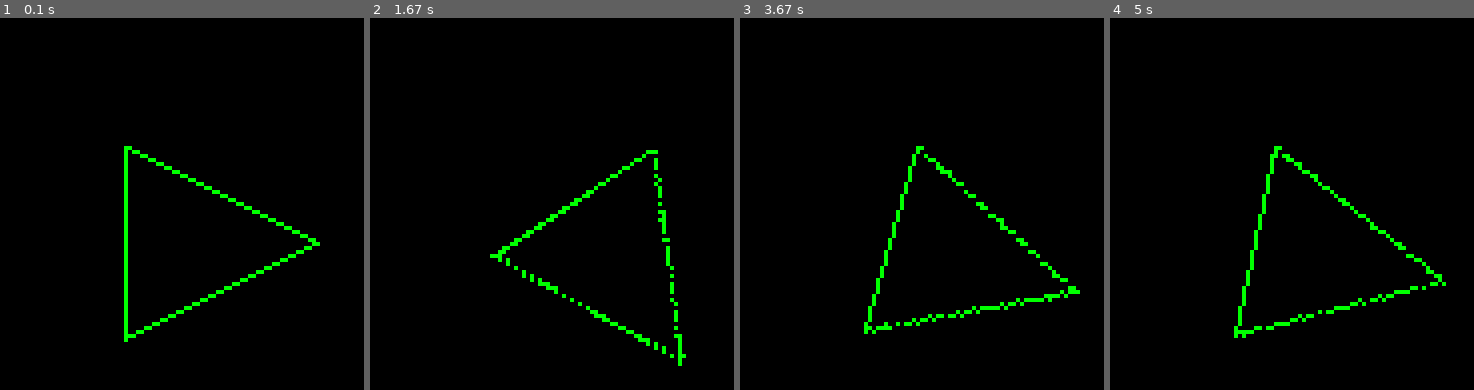
Above: before the commit, frames 1-4 (left to right).
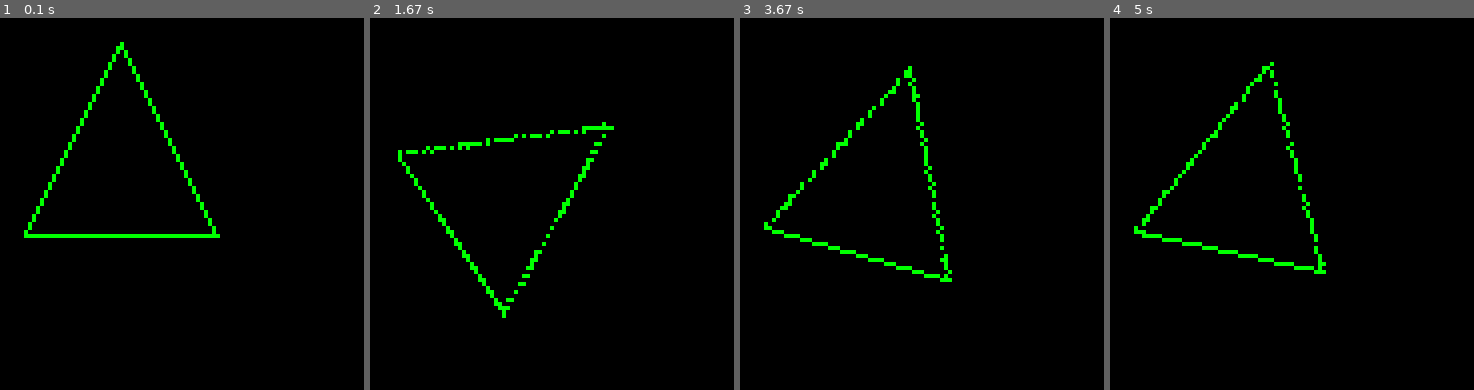
Above: after the commit, the same moments.

Repository: kosmogen/pygame_asteroids
Game: pygame game, started from asteroids.py
Same seed, same stepped clock (60 frames per second), same inputs: the game is played once before the commit and once after it.
Inputs:
- Up to frame 1 (0.1 s): no input
- Up to frame 2 (1.67 s): hold Right 0.33-0.8 s; hold Right 1.17-1.63 s
- Up to frame 3 (3.67 s): hold Left 1.67-2.2 s; hold Left 2.57-2.97 s; hold Right from 3.4 s (still down)
- Up to frame 4 (5 s): release Right at 4.03 s; hold Left 4.47-4.93 s; hold Right from 4.97 s (still down)

The runs differ from the first frame. In frame 1, 3.3% of the frame differs, in the area x 6-88%, y 6-88%; in frame 2, 3.2%; in frame 3, 3.4%, in the area x 6-94%, y 12-85%; in frame 4, 3.4%.

Commit message:
Corrected ship position & removed some magic nums

Diff:
--- a/Ship.py
+++ b/Ship.py
@@ -11,11 +11,11 @@
         pygame.draw.line(self.image, (0, 255, 0), (49, 25), (1, 49))
         pygame.draw.line(self.image, (0, 255, 0), (1, 1), (1, 49))
 
-        self.x_pos = screen_width/2
-        self.y_pos = screen_height/2
+        self.x_pos = screen_width/2 - 25
+        self.y_pos = screen_height/2 - 25
         self.y_velocity = 0
         self.x_velocity = 0
-        self.angle = 0
+        self.angle = 90
         self.screen_width = screen_width
         self.screen_height = screen_height
         self.display_image = pygame.transform.rotate(self.image, self.angle)
--- a/asteroids.py
+++ b/asteroids.py
@@ -14,7 +14,7 @@
     DISPLAYSURF = pygame.display.set_mode(WINDOW_RES)
 
     # fixed sprites
-    player_ship = Ship(640, 480)
+    player_ship = Ship(*WINDOW_RES)
     player_ship.update()
 
     # main loop
